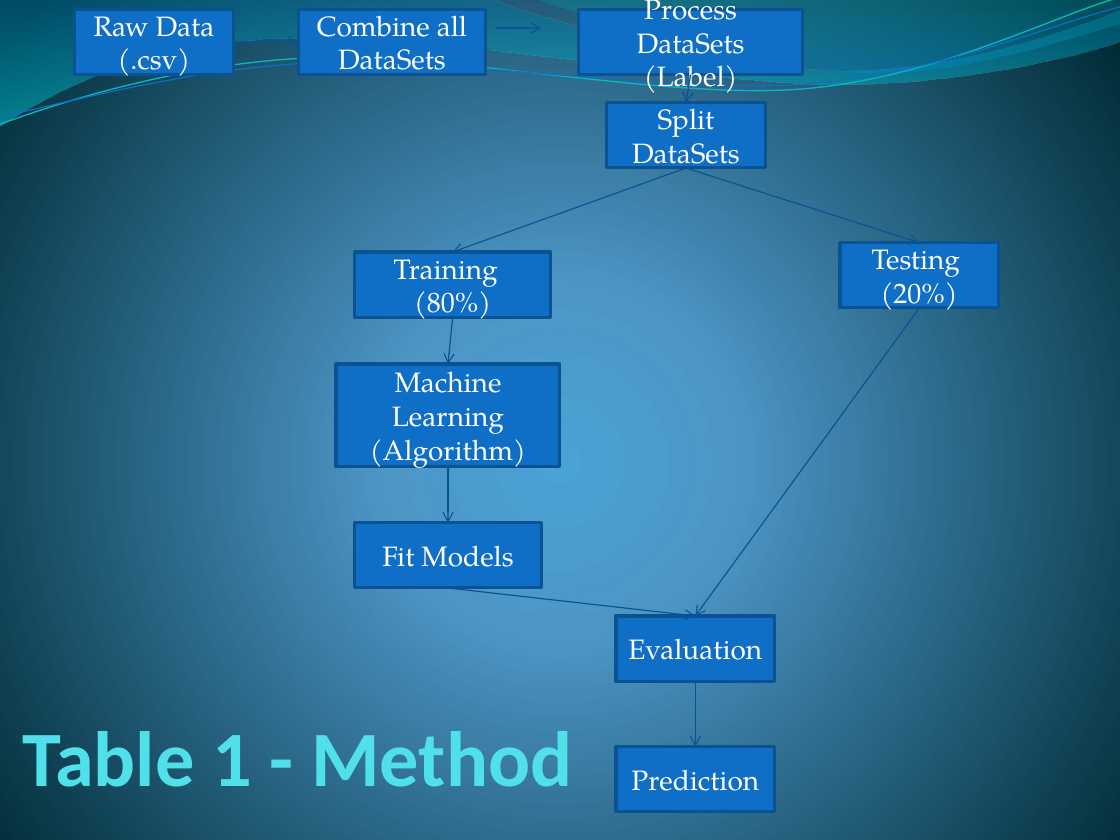
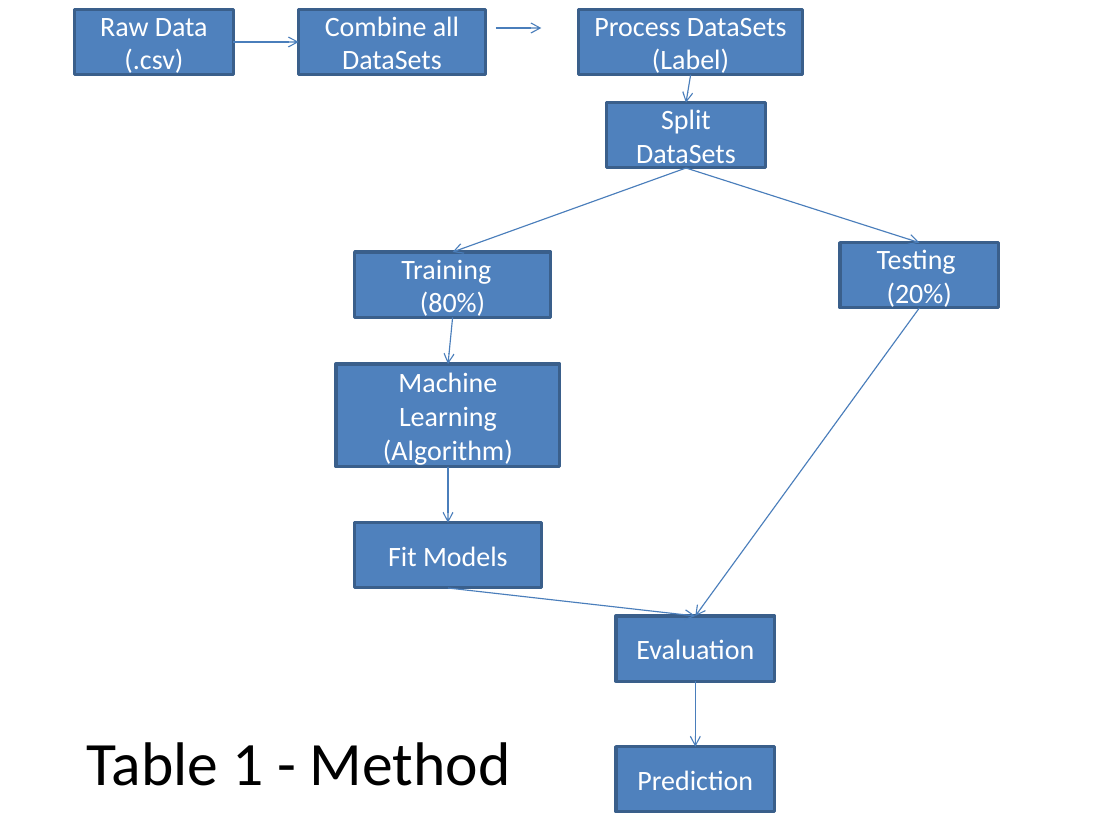
Before and after one commit to a1pandey/DS670-Capstone, a slide deck: slide 7 of Capstone_Assignment_6_Proposal.pptx. Drawn at 1120x840 pixels with LibreOffice and Linux fonts; fonts in the diff are those of the drawing. Boxes give left, top, right and bottom in pixels: in the first picture for what was removed or moved away, otherwise in the second. Text is boxed around its words. In the diff, an @@ line names an element or a change of style, - is before the commit and + after.

```diff
--- a/Capstone_Assignment_6_Proposal.pptx
+++ b/Capstone_Assignment_6_Proposal.pptx
@@ background gradient #4AA0D6 to #4C98C7 to #002C38 to #FFFFFF @@
@@ freeform shape removed at (x1=0, y1=0, x2=1120, y2=127) @@
@@ freeform shape removed at (x1=0, y1=0, x2=1120, y2=131) @@
@@ freeform shape removed at (x1=0, y1=7, x2=1120, y2=125) @@
@@ arrow (496, 28) - (541, 28): stroke #095295 0.75 pt to #4B7EBC 0.75 pt @@
@@ freeform shape removed at (x1=536, y1=0, x2=1120, y2=77) @@
@@ arrow (233, 43) - (299, 43): stroke #095295 0.75 pt to #4B7EBC 0.75 pt @@
@@ arrow (691, 75) - (685, 103): stroke #095295 0.75 pt to #4B7EBC 0.75 pt @@
@@ arrow (685, 168) - (452, 252): stroke #095295 0.75 pt to #4B7EBC 0.75 pt @@
@@ arrow (685, 168) - (920, 243): stroke #095295 0.75 pt to #4B7EBC 0.75 pt @@
@@ arrow (452, 317) - (448, 364): stroke #095295 0.75 pt to #4B7EBC 0.75 pt @@
@@ arrow (920, 308) - (696, 616): stroke #095295 0.75 pt to #4B7EBC 0.75 pt @@
@@ arrow (448, 467) - (448, 523): stroke #095295 0.75 pt to #4B7EBC 0.75 pt @@
@@ arrow (448, 588) - (696, 616): stroke #095295 0.75 pt to #4B7EBC 0.75 pt @@
@@ arrow (696, 681) - (696, 747): stroke #095295 0.75 pt to #4B7EBC 0.75 pt @@
@@ title "Table 1 - Method" at (x1=86, y1=742, x2=511, y2=786): size 50.4 to 39.6 pt, text colour #51E0EA to #000000, bold off; vertical alignment bottom to middle @@
@@ font TeX Gyre Pagella to Calibri; fill #0F6FC6 to #4F81BD; outline #0B5292 2 pt to #3A5F8C 2 pt in 10 elements at (x1=75, y1=9, x2=234, y2=74), (x1=299, y1=9, x2=486, y2=74), (x1=579, y1=9, x2=803, y2=74), (x1=607, y1=103, x2=766, y2=168), (x1=840, y1=243, x2=999, y2=308), (x1=355, y1=252, x2=551, y2=317), (x1=336, y1=364, x2=560, y2=467), (x1=355, y1=523, x2=542, y2=588), (x1=616, y1=616, x2=775, y2=681), (x1=616, y1=747, x2=775, y2=812) @@
```
Also in this commit, not shown: 20 other slides changed.
